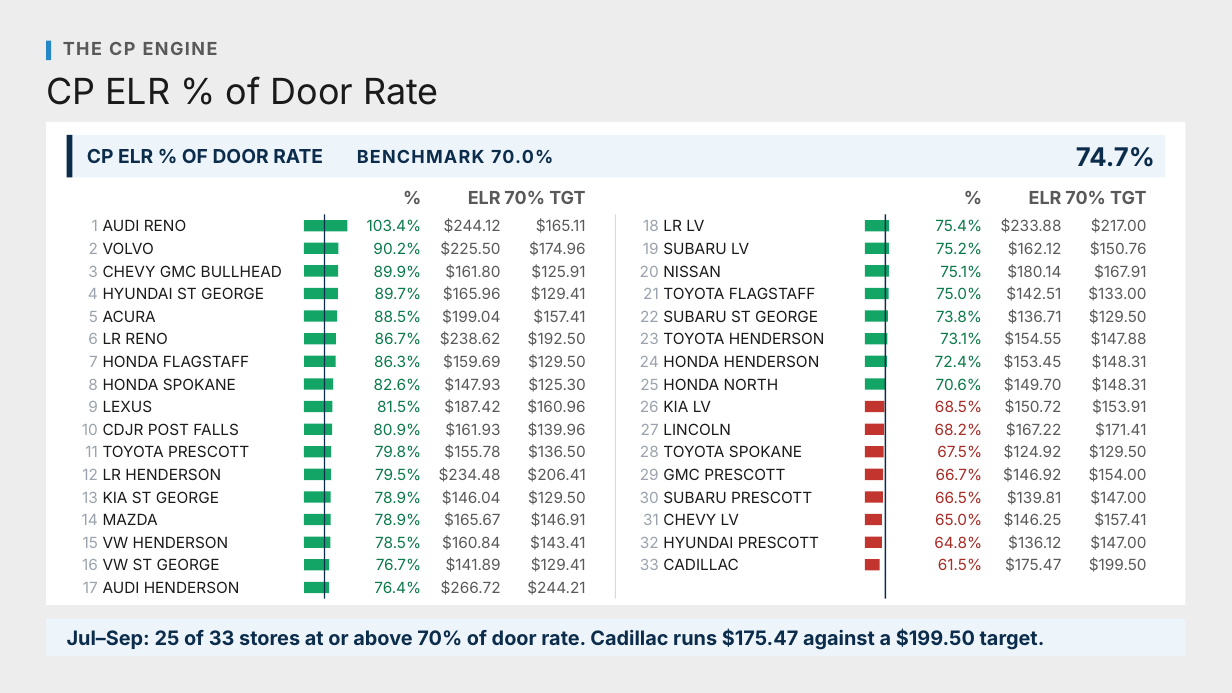
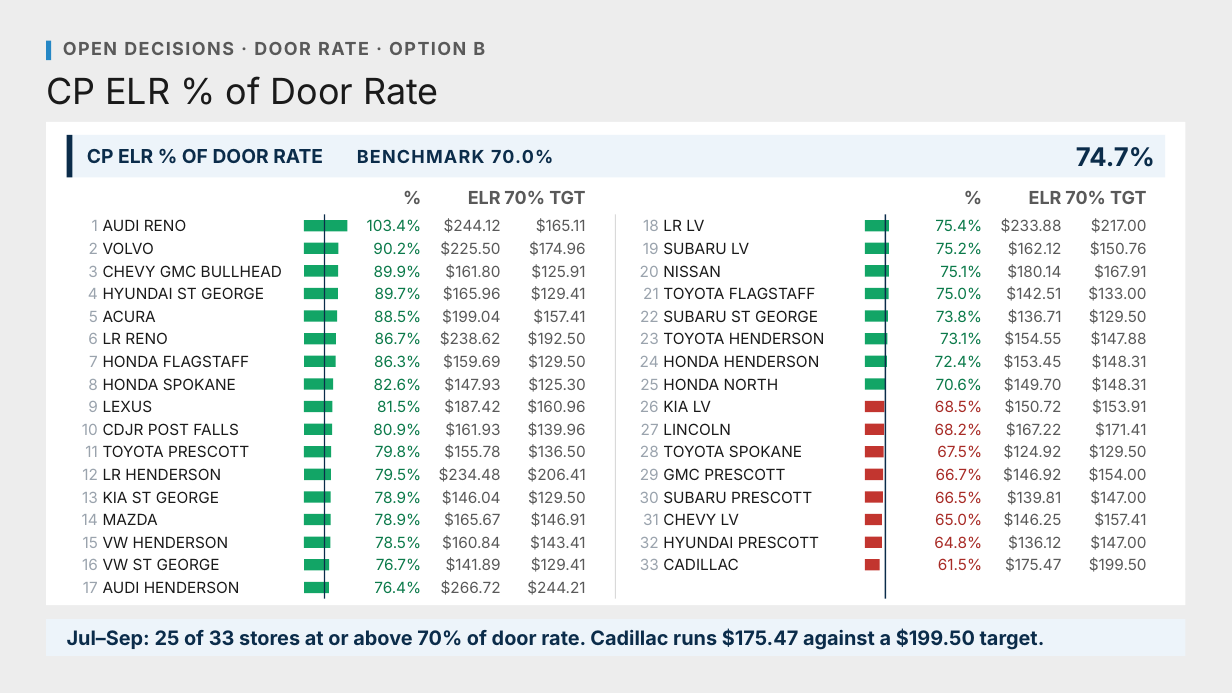
Before and after one commit to Ndresner/Noah, a slide deck: slide 158 of day2-deck/decks/Fixed Ops - Day 2 Example Test Deck.pptx. Drawn at 1232x693 pixels with LibreOffice and Linux fonts; fonts in the diff are those of the drawing. Boxes give left, top, right and bottom in pixels: in the first picture for what was removed or moved away, otherwise in the second. Text is boxed around its words. In the diff, an @@ line names an element or a change of style, - is before the commit and + after.

```diff
--- a/day2-deck/decks/Fixed Ops - Day 2 Example Test Deck.pptx
+++ b/day2-deck/decks/Fixed Ops - Day 2 Example Test Deck.pptx
@@ text at <box>63,42,485,55</box>: text changed @@
-THE CP ENGINE
+OPEN DECISIONS · DOOR RATE · OPTION B
```
Also in this commit, not shown: 8 other slides changed, 4 other files.
